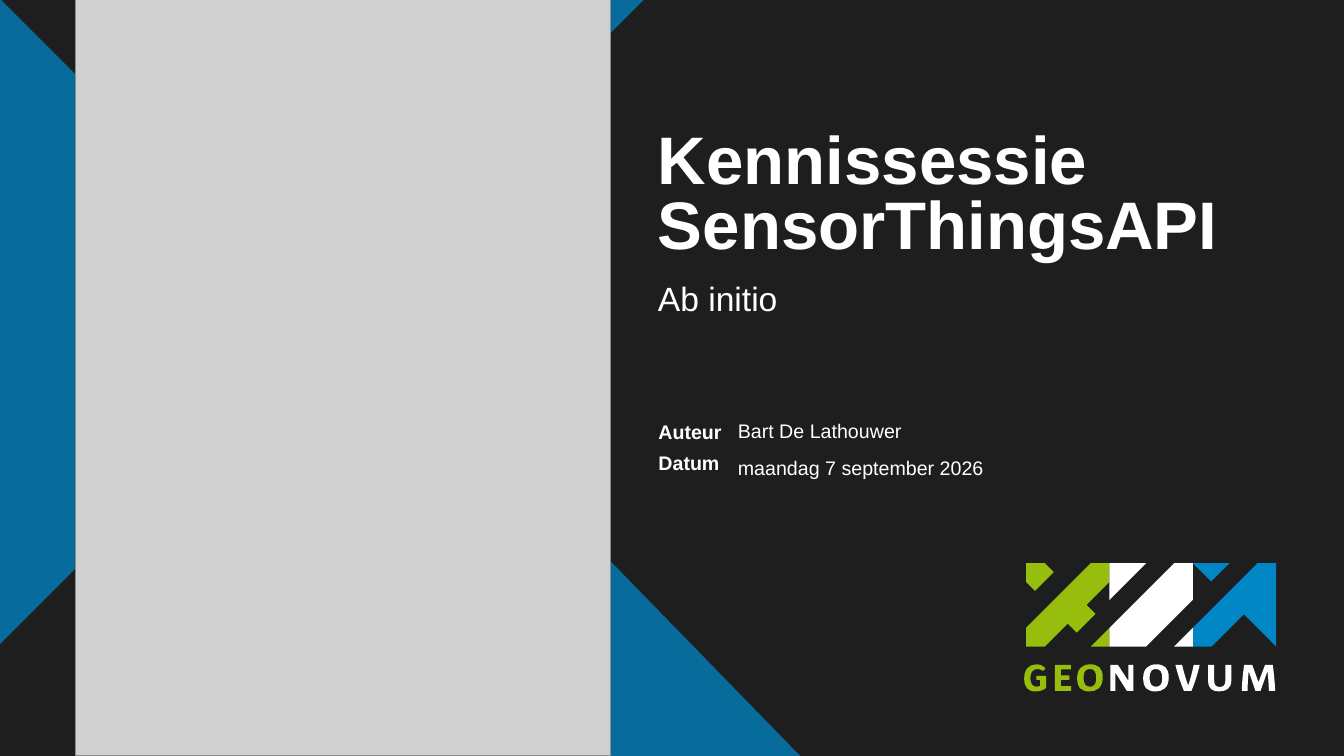
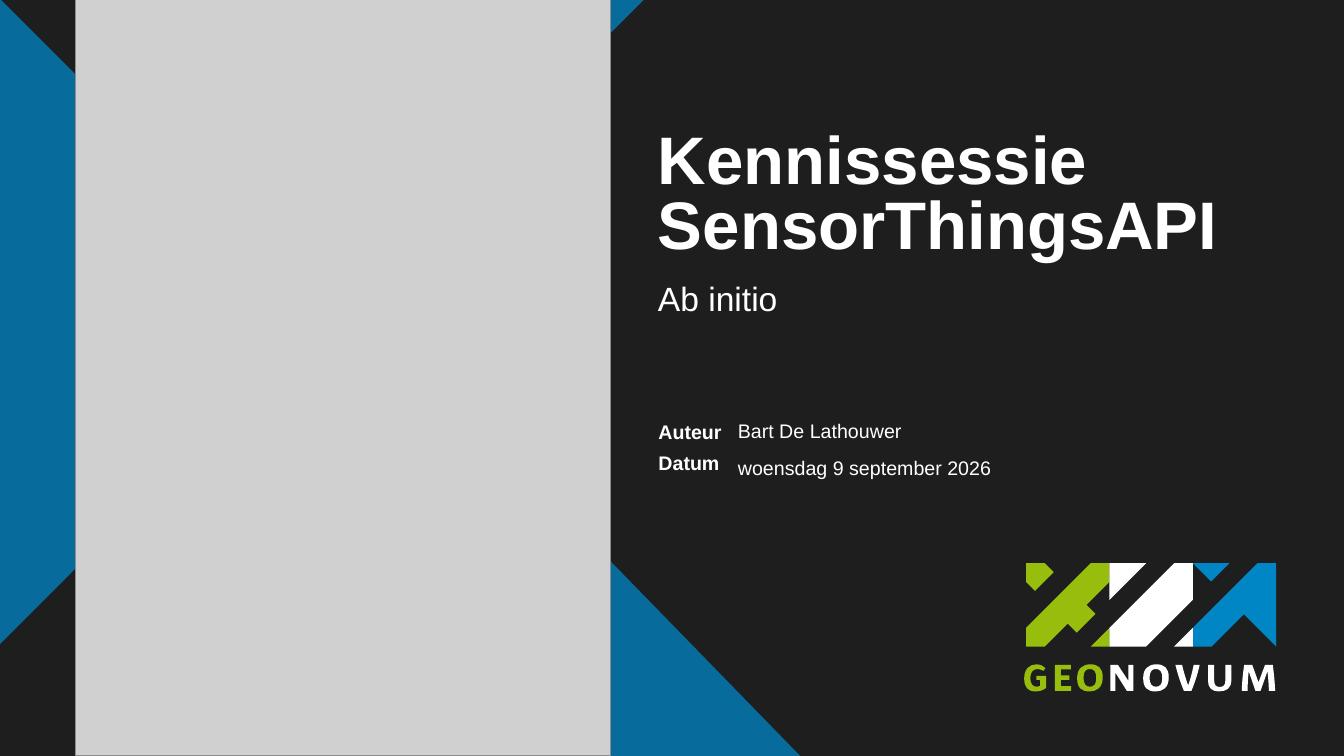
Before and after one commit to Geonovum/Workshop-OGC-Sensor-APIs-basis, a slide deck: slide 1 of Presentatie/SensorThingsAPI_AbInitio.pptx. Drawn at 1344x756 pixels with LibreOffice and Linux fonts; fonts in the diff are those of the drawing; grey boxes stand for pictures; background and template pictures are left out; a plain dark background stands for a picture behind light text. Boxes give left, top, right and bottom in pixels: in the first picture for what was removed or moved away, otherwise in the second. Text is boxed around its words. In the diff, an @@ line names an element or a change of style, - is before the commit and + after.

```diff
--- a/Presentatie/SensorThingsAPI_AbInitio.pptx
+++ b/Presentatie/SensorThingsAPI_AbInitio.pptx
@@ text at box(738, 460, 991, 479): text changed @@
-maandag 7 september 2026
+woensdag 9 september 2026
```
Also in this commit, not shown: 9 other slides changed, 1 slide added, 5 other files.
